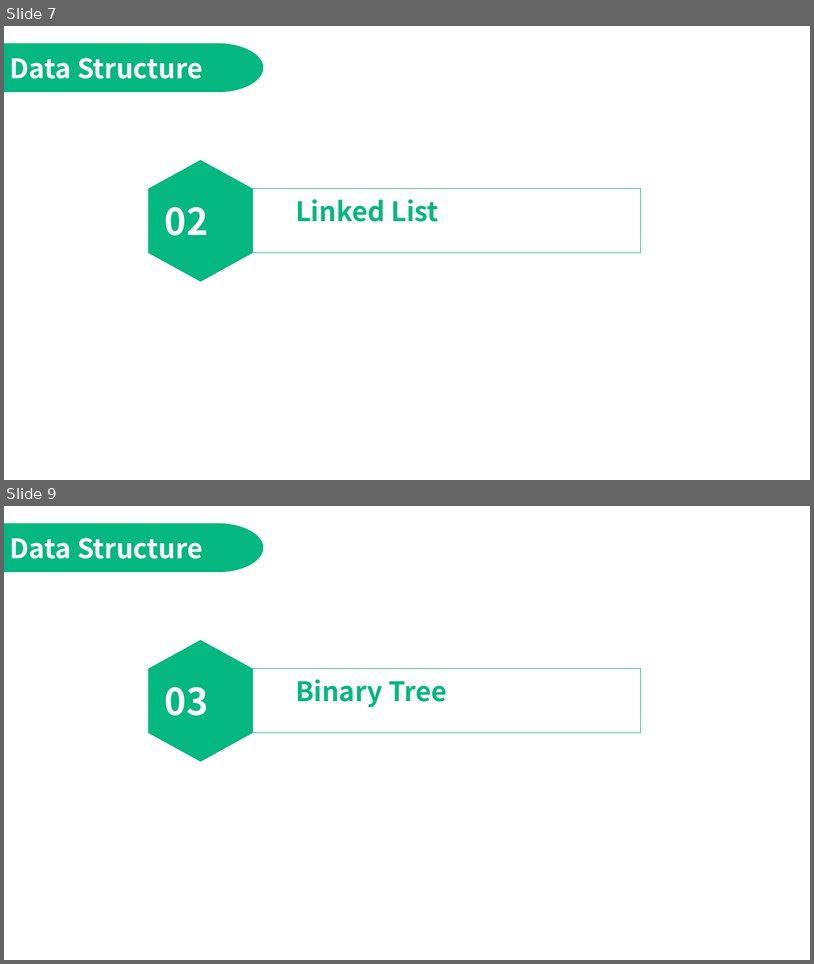
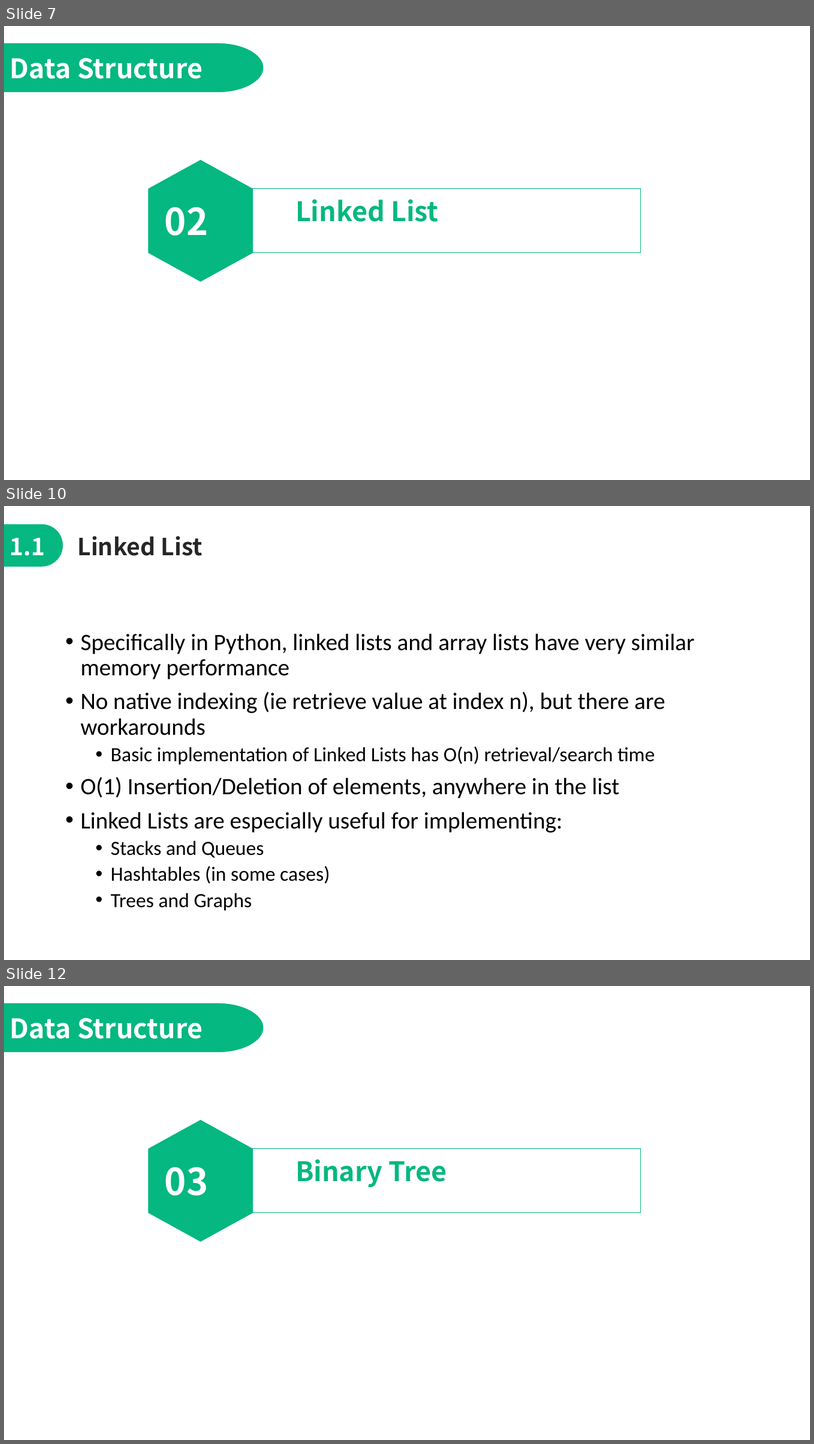
Before and after one commit to jimmyyih518/DSA2022Fall, a slide deck: week4/week4_slides.pptx. Shown one above the other, each under a label of ours: slides 7 and 9 before the commit, slides 7, 10 and 12 after it; the slides between them are not shown. The pictures are 814x964 and 814x1444 pixels, drawn with LibreOffice and Linux fonts; fonts in the diff are those of the drawing. Boxes give left, top, right and bottom in pixels: in the first picture for what was removed or moved away, otherwise in the second. Text is boxed around its words. In the diff, an @@ line names an element or a change of style, - is before the commit and + after.

```diff
--- a/week4/week4_slides.pptx
+++ b/week4/week4_slides.pptx
@@ slide 10 added at [4,506,810,960], background #FFFFFF @@
@@ freeform shape added at [4,524,63,567], fill #05B780 @@
@@ text added at [10,538,45,556], 28 pt, text #FFFFFF, bold @@
+1.1
@@ text added at [77,536,203,556], 28 pt, text #262626, bold @@
+Linked List
@@ text added at [81,633,695,910], 28 pt, text #000000 @@
+• Specifically in Python, linked lists and array lists have very similar memory performance
+• No native indexing (ie retrieve value at index n), but there are workarounds
+  • Basic implementation of Linked Lists has O(n) retrieval/search time
+• O(1) Insertion/Deletion of elements, anywhere in the list
+• Linked Lists are especially useful for implementing:
+  • Stacks and Queues
+  • Hashtables (in some cases)
+  • Trees and Graphs
@@ what was slide 9 is now slide 12 @@
```
Also in this commit, not shown: 8 slides changed, 12 other slides added, 17 other files.
